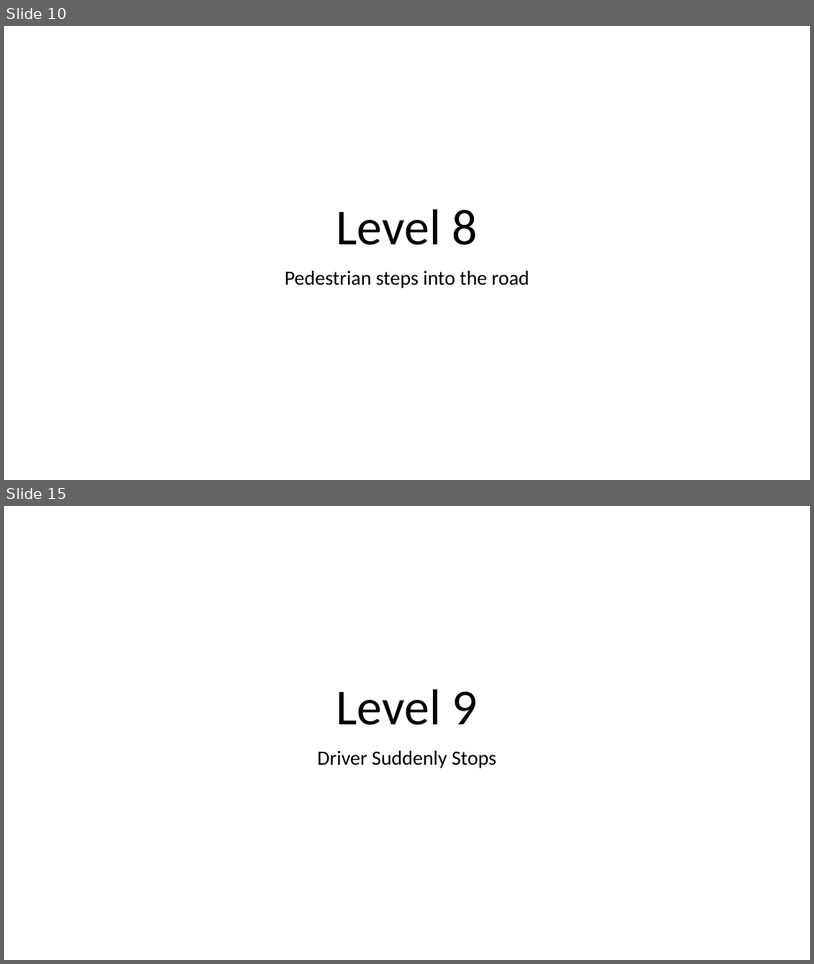
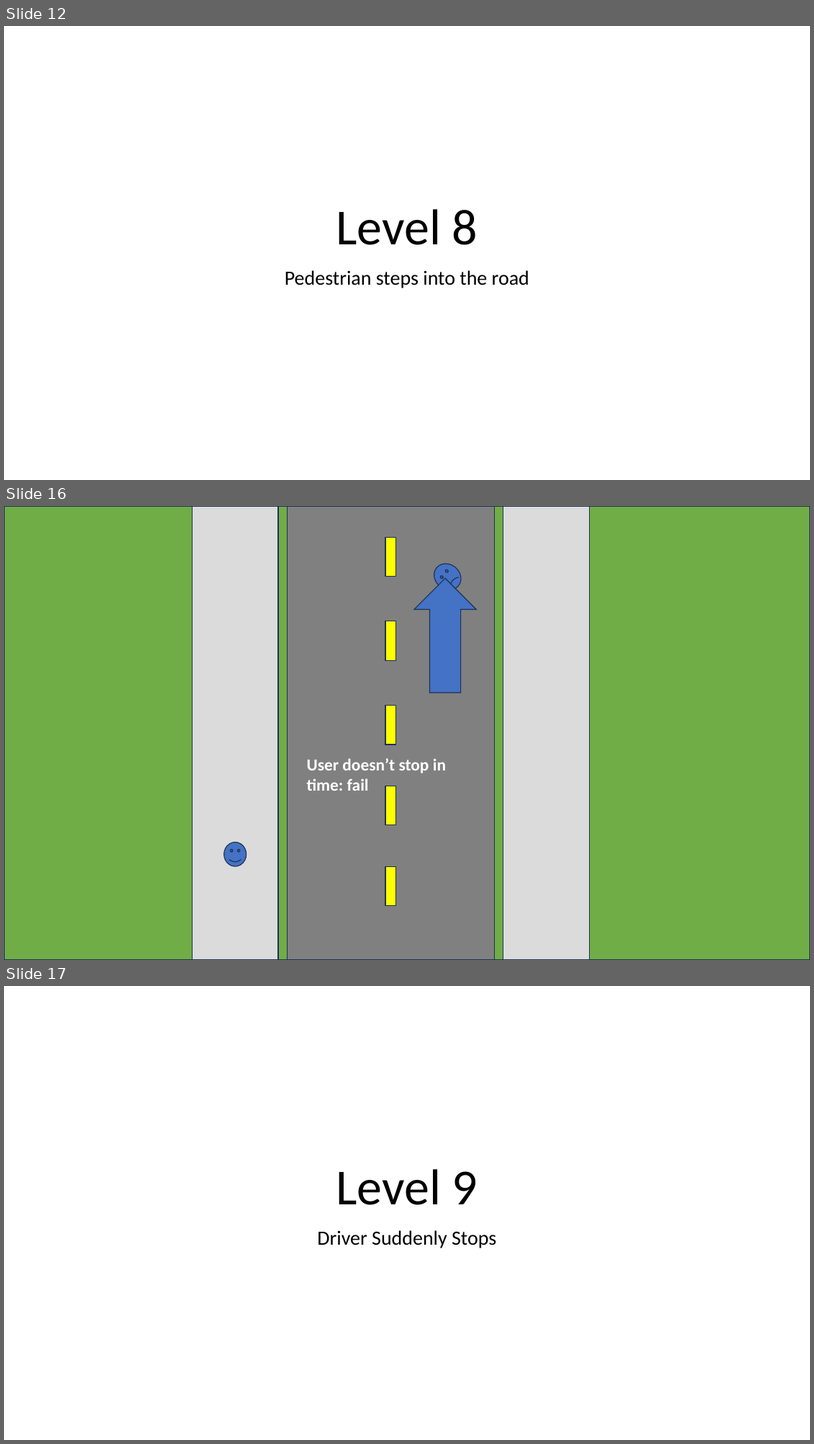
Before and after one commit to pancake423/driving-simulator, a slide deck: refs/level 6 through 10.pptm. Shown one above the other, each under a label of ours: slides 10 and 15 before the commit, slides 12, 16 and 17 after it; the slides between them are not shown. The pictures are 814x964 and 814x1444 pixels, drawn with LibreOffice and Linux fonts; fonts in the diff are those of the drawing. Boxes give left, top, right and bottom in pixels: in the first picture for what was removed or moved away, otherwise in the second. Text is boxed around its words. In the diff, an @@ line names an element or a change of style, - is before the commit and + after.

```diff
--- a/refs/level 6 through 10.pptm
+++ b/refs/level 6 through 10.pptm
@@ slide 16 added at bbox=[4, 506, 810, 960], background #FFFFFF @@
@@ rectangle added at bbox=[4, 506, 810, 960], fill #70AD47, outline #1E3256 1 pt @@
@@ rectangle added at bbox=[192, 506, 278, 960], fill #DBDBDB, outline #1E3256 1 pt @@
@@ rectangle added at bbox=[288, 506, 495, 960], fill #808080, outline #1E3256 1 pt @@
@@ rectangle added at bbox=[504, 506, 590, 960], fill #DBDBDB, outline #1E3256 1 pt @@
@@ rectangle added at bbox=[386, 537, 396, 577], fill #FFFF00, outline #1E3256 1 pt @@
@@ smiley face added at bbox=[429, 558, 466, 595], fill #4472C4, outline #1E3256 1 pt @@
@@ right arrow added at bbox=[414, 579, 476, 693], fill #4472C4, outline #1E3256 1 pt @@
@@ rectangle added at bbox=[386, 621, 396, 661], fill #FFFF00, outline #1E3256 1 pt @@
@@ rectangle added at bbox=[386, 705, 396, 744], fill #FFFF00, outline #1E3256 1 pt @@
@@ text added at bbox=[307, 758, 446, 790], 20 pt, text #FFFFFF, bold @@
+User doesn’t stop in time: fail
@@ rectangle added at bbox=[386, 786, 396, 825], fill #FFFF00, outline #1E3256 1 pt @@
@@ smiley face added at bbox=[224, 842, 247, 866], fill #4472C4, outline #1E3256 1 pt @@
@@ rectangle added at bbox=[386, 866, 396, 906], fill #FFFF00, outline #1E3256 1 pt @@
@@ what was slide 10 is now slide 12 @@
@@ what was slide 15 is now slide 17 @@
```
Also in this commit, not shown: 3 other slides added, 2 slides removed.
